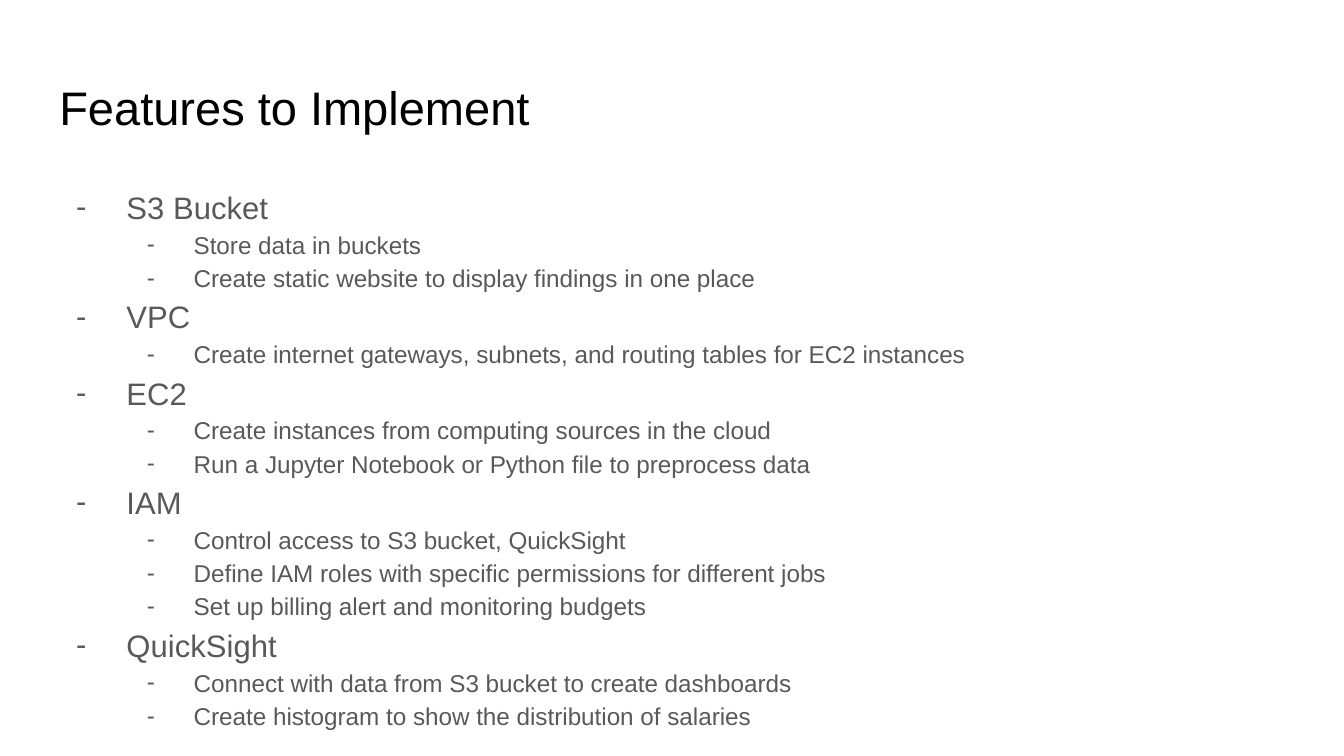
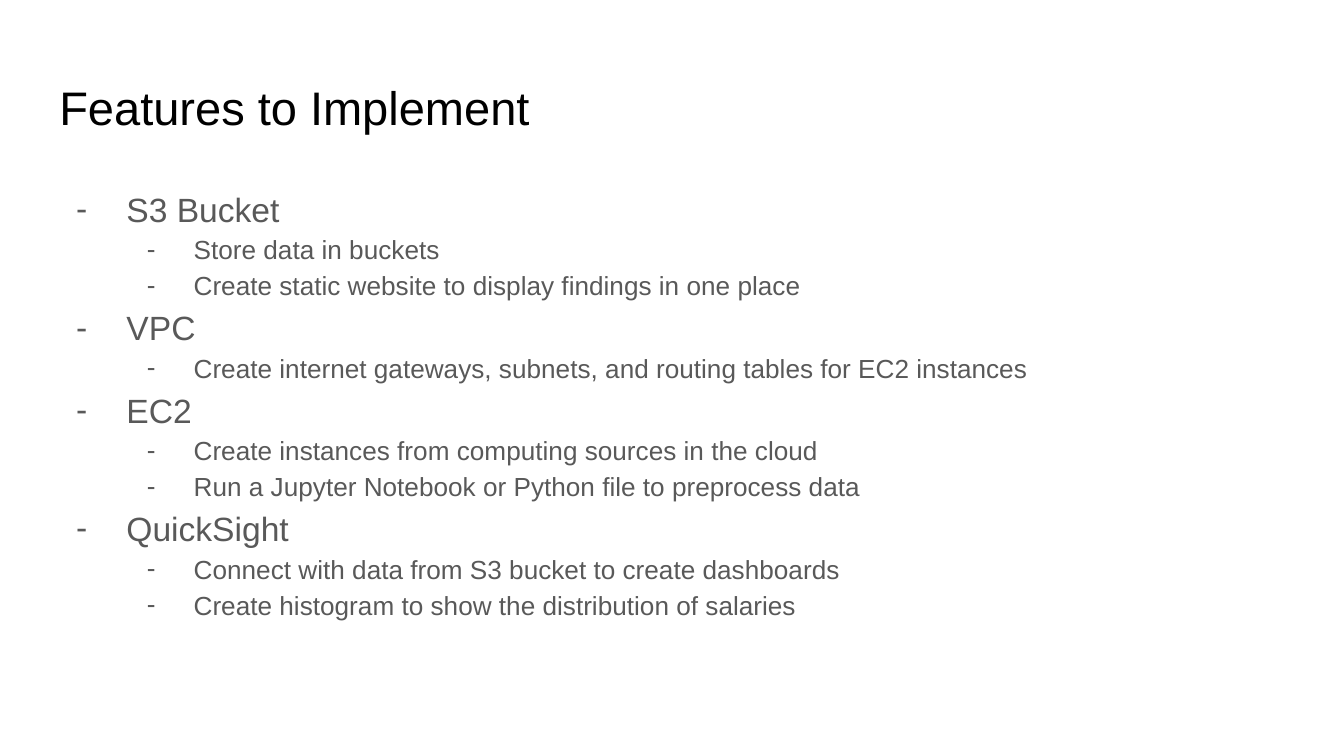
Before and after one commit to JupiK9/SP25-CC-group8, a slide deck: slide 4 of Cloud Computing Final Presentation.pptx. Drawn at 1344x756 pixels with LibreOffice and Linux fonts; fonts in the diff are those of the drawing; background and template pictures are left out. Boxes give left, top, right and bottom in pixels: in the first picture for what was removed or moved away, otherwise in the second. Text is boxed around its words. In the diff, an @@ line names an element or a change of style, - is before the commit and + after.

```diff
--- a/Cloud Computing Final Presentation.pptx
+++ b/Cloud Computing Final Presentation.pptx
@@ text "S3 Bucket" at [126,197,860,621]: size 16.6 to 18 pt in "S3 Bucket", "VPC", "EC2", "QuickSight"; size 12.9 to 14 pt @@
@@ text at [126,492,825,620]: paragraphs removed @@
-– IAM
-  – Control access to S3 bucket, QuickSight
-  – Define IAM roles with specific permissions for different jobs
-  – Set up billing alert and monitoring budgets
```
Also in this commit, not shown: 2 other slides changed.
